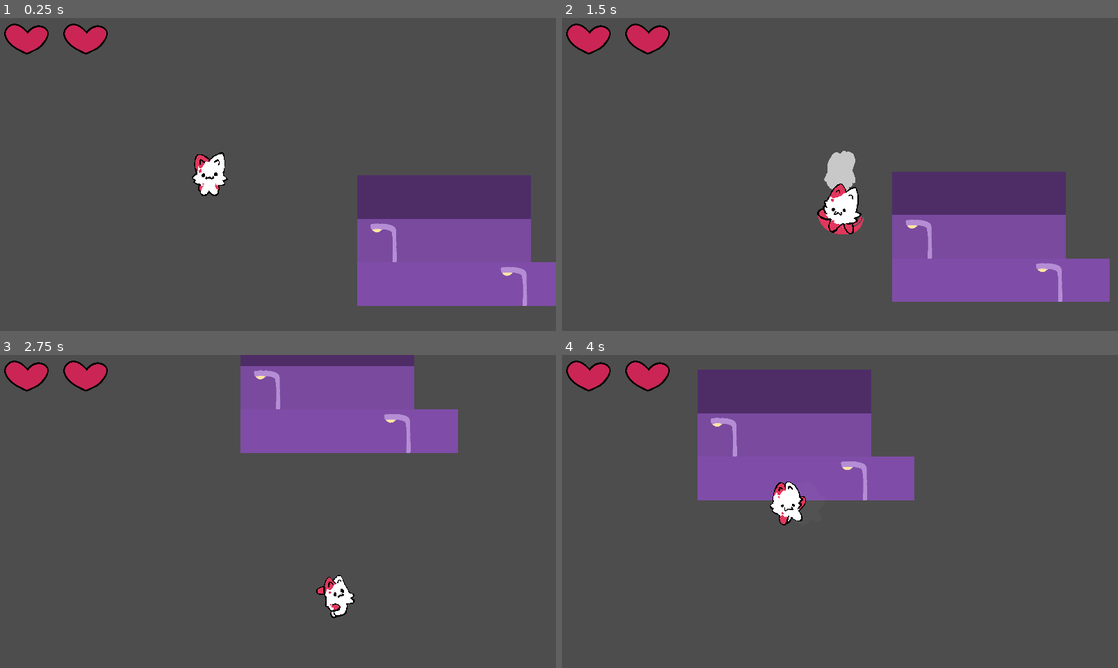
Above: before the commit, frames 1-4 (two rows, left to right).
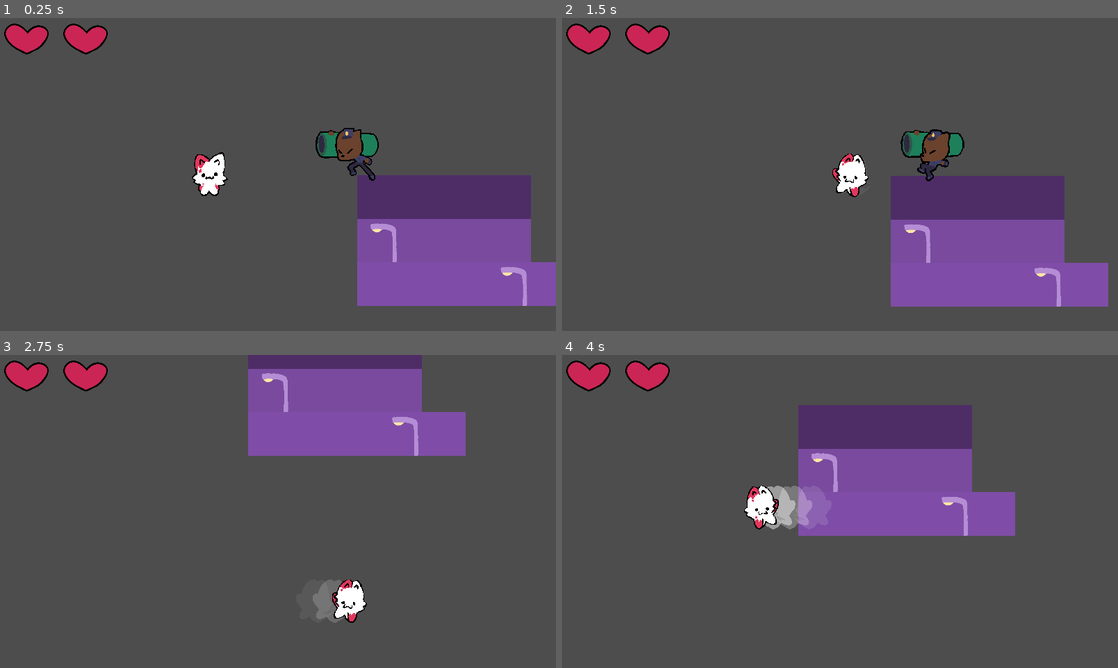
Above: after the commit, the same moments.

Repository: miyo6032/ProjectGodotWild63
Game: Godot game, scene res://scenes/main_test.tscn
Two runs of this game, one before a commit and one after it. Both use one fixed random seed, a clock stepped at 60 frames per second and the inputs below. This scene is started directly instead of the project's main scene.
Inputs:
- Up to frame 1 (0.25 s): no input
- Up to frame 2 (1.5 s): tap Enter at 0.5 s; hold Right (attack_right) 0.53-1.28 s; tap Tab at 0.6, 1.35 s; hold Down (attack_down) from 1.28 s (still down)
- Up to frame 3 (2.75 s): release Down (attack_down) at 2.03 s; hold Right (attack_right) from 2.03 s (still down); tap Tab at 2.1 s
- Up to frame 4 (4 s): release Right (attack_right) at 2.78 s; hold Up (attack_up) 2.78-3.53 s; tap Tab at 2.85, 3.6 s; hold Left (attack_left) from 3.53 s (still down)

The runs differ from the first frame. In frame 1, 1.1% of the frame differs, in the area x 56-69%, y 35-52%; in frame 2, 4.9%; in frame 3, 2.9%; in frame 4, 21%, in the area x 24-82%, y 4-58%.

Commit message:
add some moar particles

Diff:
--- /dev/null
+++ b/scenes/AttackImpactParticles.gd
@@ -0,0 +1,6 @@
+extends CPUParticles2D
+
+func _on_player_attack_hit():
+    emitting = true
+    await get_tree().create_timer(0.1).timeout
+    emitting = false
--- a/scenes/Enemy.gd
+++ b/scenes/Enemy.gd
@@ -11,6 +11,10 @@
 
 var state_data
 @export var player: Player
+
+func _ready():
+    if player:
+        init(player)
 
 func init(in_player):
     player = in_player
--- a/scenes/Main.gd
+++ b/scenes/Main.gd
@@ -1,11 +1,17 @@
 extends Node
 
 @export var levels: Array[PackedScene]
+
+var current_level: Node
 
 func _ready() -> void:
     Console.add_command("level", start_level, 1)
 
 func start_level(level_index) -> void:
+    if current_level:
+        current_level.queue_free()
+
     var level_scene = levels[int(level_index)]
     var level = level_scene.instantiate()
     add_child(level)
+    current_level = level
--- a/scenes/main_test.tscn
+++ b/scenes/main_test.tscn
@@ -220,6 +220,9 @@
 spawn_positions = NodePath("../../../SpawnPositions")
 player = NodePath("../Player")
 
+[node name="RangedEnemy" parent="Environment/Entities" node_paths=PackedStringArray("player") instance=ExtResource("5_gdx7e")]
+player = NodePath("../Player")
+
 [node name="CameraFollow" type="Node2D" parent="." node_paths=PackedStringArray("target")]
 script = ExtResource("7_e2jwb")
 target = NodePath("../Environment/Entities/Player")
--- a/scenes/player.tscn
+++ b/scenes/player.tscn
@@ -18,6 +18,7 @@
 [ext_resource type="Texture2D" uid="uid://0wq7ksmvocuk" path="res://graphics/player/run_left.png" id="8_gi2md"]
 [ext_resource type="Texture2D" uid="uid://dln0s4c1q8p2i" path="res://graphics/player/run_right.png" id="9_xnpdb"]
 [ext_resource type="Texture2D" uid="uid://vaybf1b7rhhb" path="res://graphics/player/run_up.png" id="10_moxaj"]
+[ext_resource type="Script" path="res://scenes/AttackImpactParticles.gd" id="19_mgbbp"]
 
 [sub_resource type="ShaderMaterial" id="ShaderMaterial_ibo8u"]
 shader = ExtResource("3_qenv7")
@@ -928,6 +929,9 @@
 radius = 52.0
 height = 124.0
 
+[sub_resource type="Gradient" id="Gradient_7hst6"]
+colors = PackedColorArray(1, 1, 1, 1, 0.355314, 0.355314, 0.355314, 1)
+
 [sub_resource type="Gradient" id="Gradient_ra51a"]
 offsets = PackedFloat32Array(0, 0.954023, 1)
 colors = PackedColorArray(0.446777, 0.446777, 0.446777, 1, 0.446777, 0.446777, 0.446777, 1, 0.494118, 0.494118, 0.494118, 0)
@@ -1036,6 +1040,34 @@
 position = Vector2(-16, 0)
 rotation = 1.5708
 shape = SubResource("CapsuleShape2D_7ygxr")
+
+[node name="AttackImpactParticles" type="CPUParticles2D" parent="FacingDirection"]
+z_index = 1
+position = Vector2(53, 0)
+emitting = false
+lifetime = 0.3
+one_shot = true
+explosiveness = 1.0
+fixed_fps = 30
+draw_order = 1
+emission_shape = 1
+emission_sphere_radius = 50.0
+spread = 90.0
+gravity = Vector2(0, 0)
+initial_velocity_min = 600.0
+initial_velocity_max = 900.0
+angular_velocity_min = -10.0
+angular_velocity_max = 720.0
+damping_min = 800.0
+damping_max = 800.0
+angle_min = 1.0
+angle_max = 360.0
+scale_amount_min = 5.0
+scale_amount_max = 7.0
+color_ramp = SubResource("Gradient_7hst6")
+hue_variation_min = -0.04
+hue_variation_max = 0.12
+script = ExtResource("19_mgbbp")
 
 [node name="WalkParticles" type="CPUParticles2D" parent="."]
 z_index = -1
@@ -1087,5 +1119,6 @@
 [node name="AudioStreamPlayer" type="AudioStreamPlayer" parent="."]
 bus = &"SFX"
 
+[connection signal="attack_hit" from="." to="FacingDirection/AttackImpactParticles" method="_on_player_attack_hit"]
 [connection signal="on_damage" from="Damageable" to="." method="_on_enemy_collision_detection_on_damage"]
 [connection signal="area_entered" from="FacingDirection/AttackArea" to="." method="_on_attack_area_area_entered"]
Not shown: 1 places in scenes/player.tscn that only renumber resources
